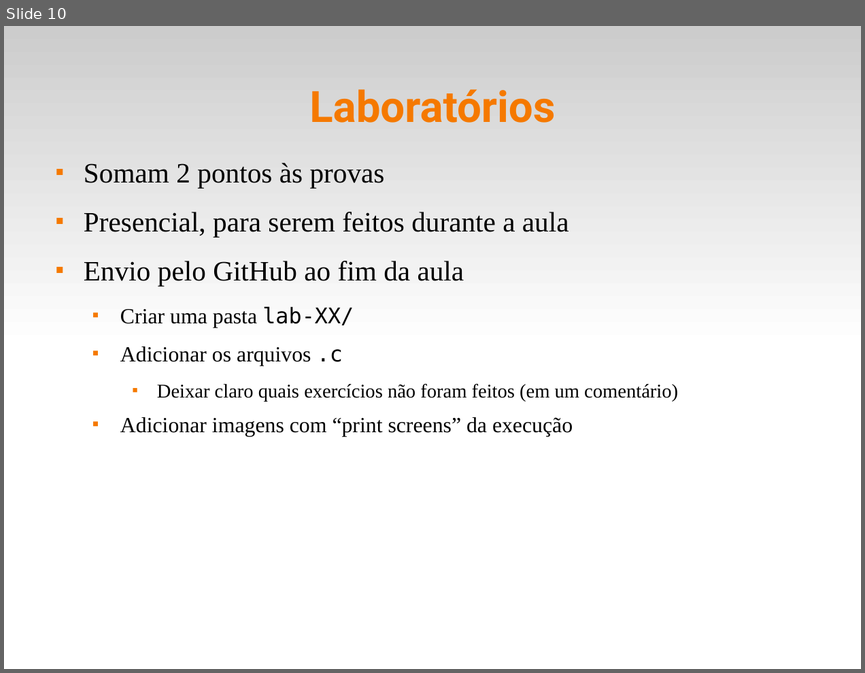
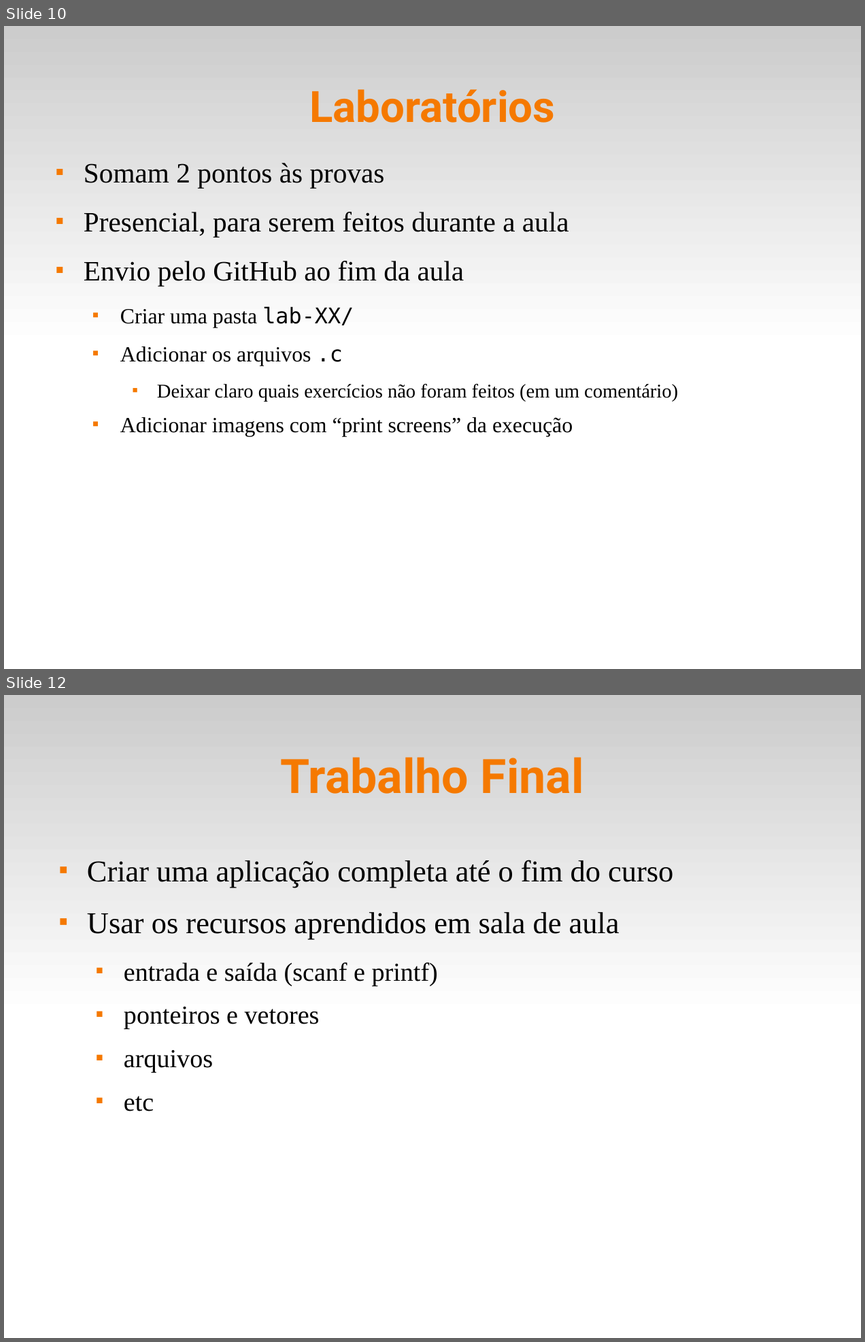
Before and after one commit to fsantanna-uerj/LP1, a slide deck: Slides/lp1-00-intro.odp. Shown one above the other, each under a label of ours: slide 10 before the commit, slides 10 and 12 after it; the slides between them are not shown. The pictures are 865x673 and 865x1342 pixels, drawn with LibreOffice and Linux fonts; fonts in the diff are those of the drawing. Boxes give left, top, right and bottom in pixels: in the first picture for what was removed or moved away, otherwise in the second. Text is boxed around its words. In the diff, an @@ line names an element or a change of style, - is before the commit and + after.

```diff
--- a/Slides/lp1-00-intro.odp
+++ b/Slides/lp1-00-intro.odp
@@ slide 12 added at bbox=[4, 695, 861, 1338], background #FFFFFF; not listed: 1 template element that a slide beside it also shows @@
@@ title added at bbox=[281, 757, 584, 794], 44 pt, text #F57900, bold @@
+Trabalho Final
@@ text added at bbox=[87, 860, 673, 1111], 28 pt, text #000000 @@
+■ Criar uma aplicação completa até o fim do curso
+■ Usar os recursos aprendidos em sala de aula
+  ■ entrada e saída (scanf e printf)
+  ■ ponteiros e vetores
+  ■ arquivos
+  ■ etc
```
Also in this commit, not shown: 1 other slide added, 3 other files.
